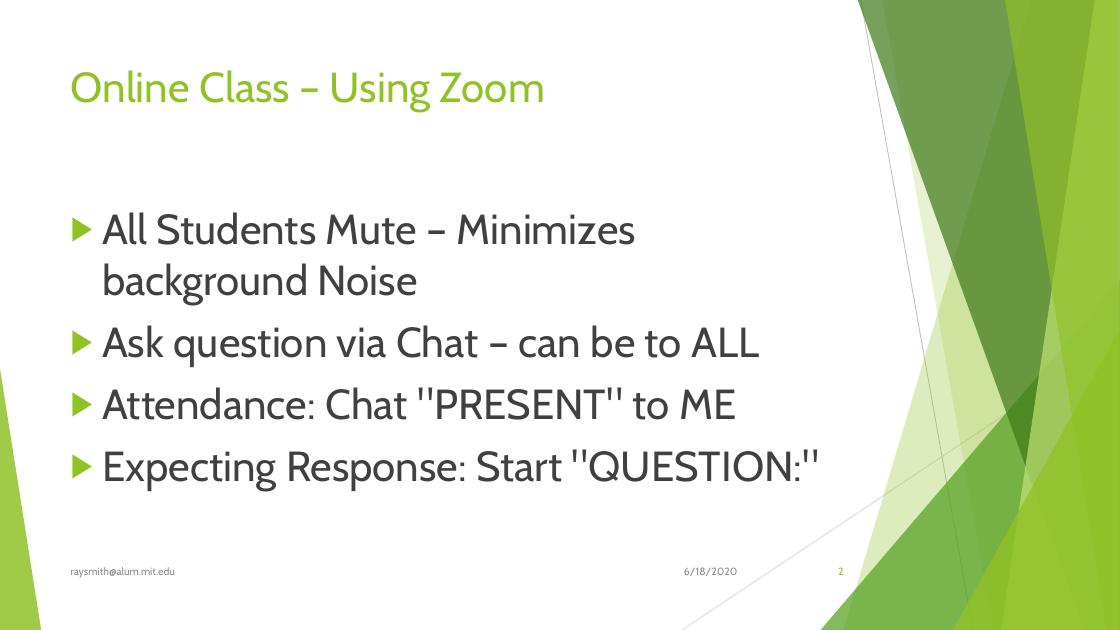
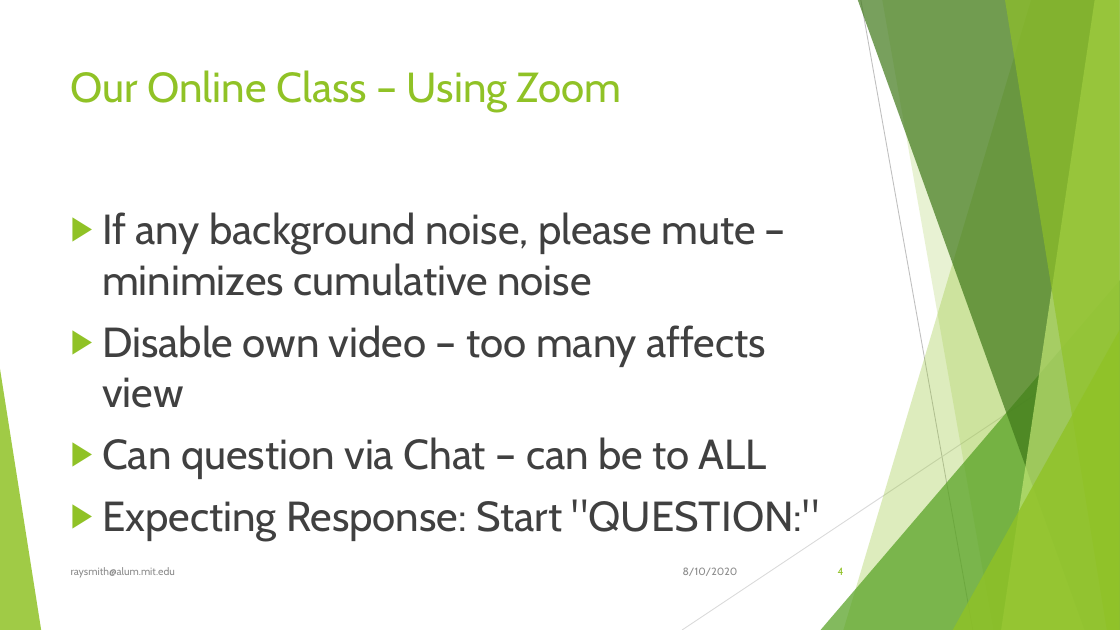
Before and after one commit to raysmith619/Introduction-To-Programming, a slide deck: slide 4 of Docs/Introduction to Proramming Using Python.pptx (slide 2 before the commit). Drawn at 1120x630 pixels with LibreOffice and Linux fonts; fonts in the diff are those of the drawing. Boxes give left, top, right and bottom in pixels: in the first picture for what was removed or moved away, otherwise in the second. Text is boxed around its words. In the diff, an @@ line names an element or a change of style, - is before the commit and + after.

```diff
--- a/Docs/Introduction to Proramming Using Python.pptx
+++ b/Docs/Introduction to Proramming Using Python.pptx
@@ title at (x1=71, y1=70, x2=622, y2=112): text changed @@
-Online Class – Using Zoom
+Our Online Class – Using Zoom
@@ text at (x1=102, y1=212, x2=767, y2=479): text changed @@
-▶ All Students Mute – Minimizes background Noise
-▶ Ask question via Chat – can be to ALL
-▶ Attendance: Chat "PRESENT" to ME
+▶ If any background noise, please mute – minimizes cumulative noise
+▶ Disable own video – too many affects view
+▶ Can question via Chat – can be to ALL
@@ text at (x1=683, y1=567, x2=738, y2=576): text changed @@
-6/18/2020
+8/10/2020
@@ page number at (x1=838, y1=567, x2=844, y2=575): text changed @@
-2
+4
```
Also in this commit, not shown: 104 other slides changed, 4 slides added, 1 other file.
